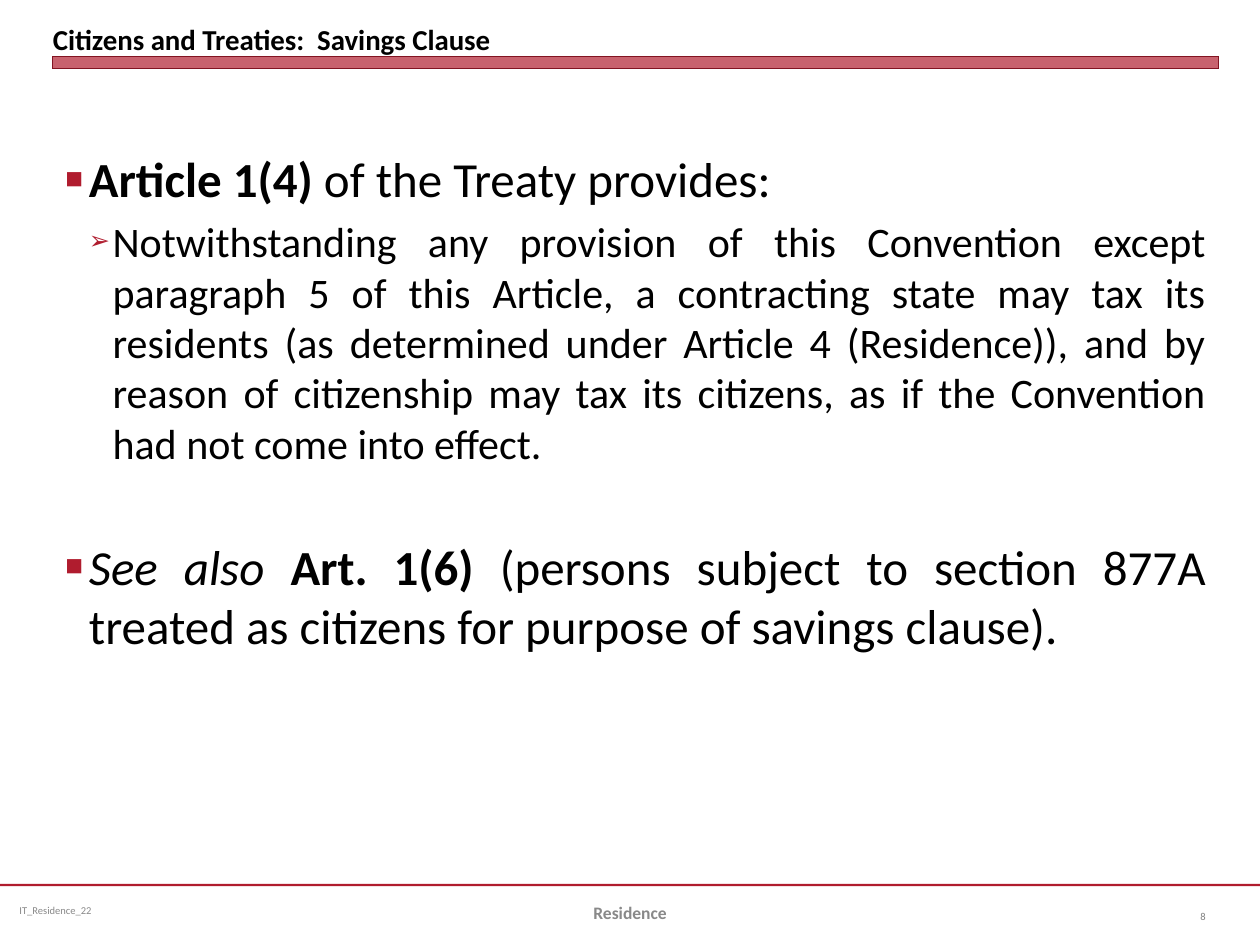
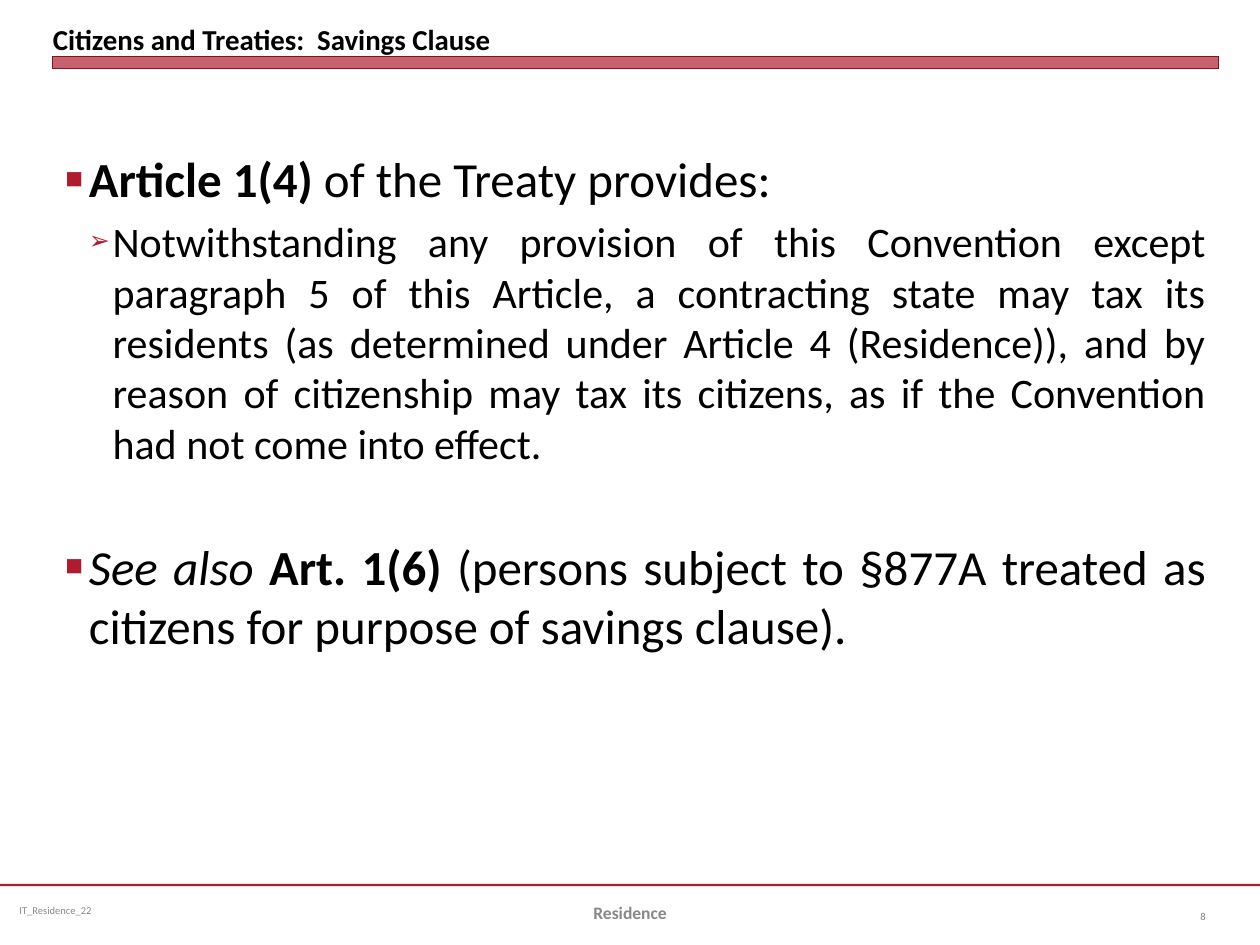
Before and after one commit to jmc877/International-Tax, a slide deck: slide 8 of slides/IT_Residence_22.pptx. Drawn at 1260x945 pixels with LibreOffice and Linux fonts; fonts in the diff are those of the drawing. Boxes give left, top, right and bottom in pixels: in the first picture for what was removed or moved away, otherwise in the second. Text is boxed around its words. In the diff, an @@ line names an element or a change of style, - is before the commit and + after.

```diff
--- a/slides/IT_Residence_22.pptx
+++ b/slides/IT_Residence_22.pptx
@@ text at (89, 549, 1206, 653): text changed @@
-■ See also Art. 1(6) (persons subject to section 877A treated as citizens for purpose of savings clause).
+■ See also Art. 1(6) (persons subject to §877A treated as citizens for purpose of savings clause).
```
Also in this commit, not shown: 12 other slides changed, 7 other files.
